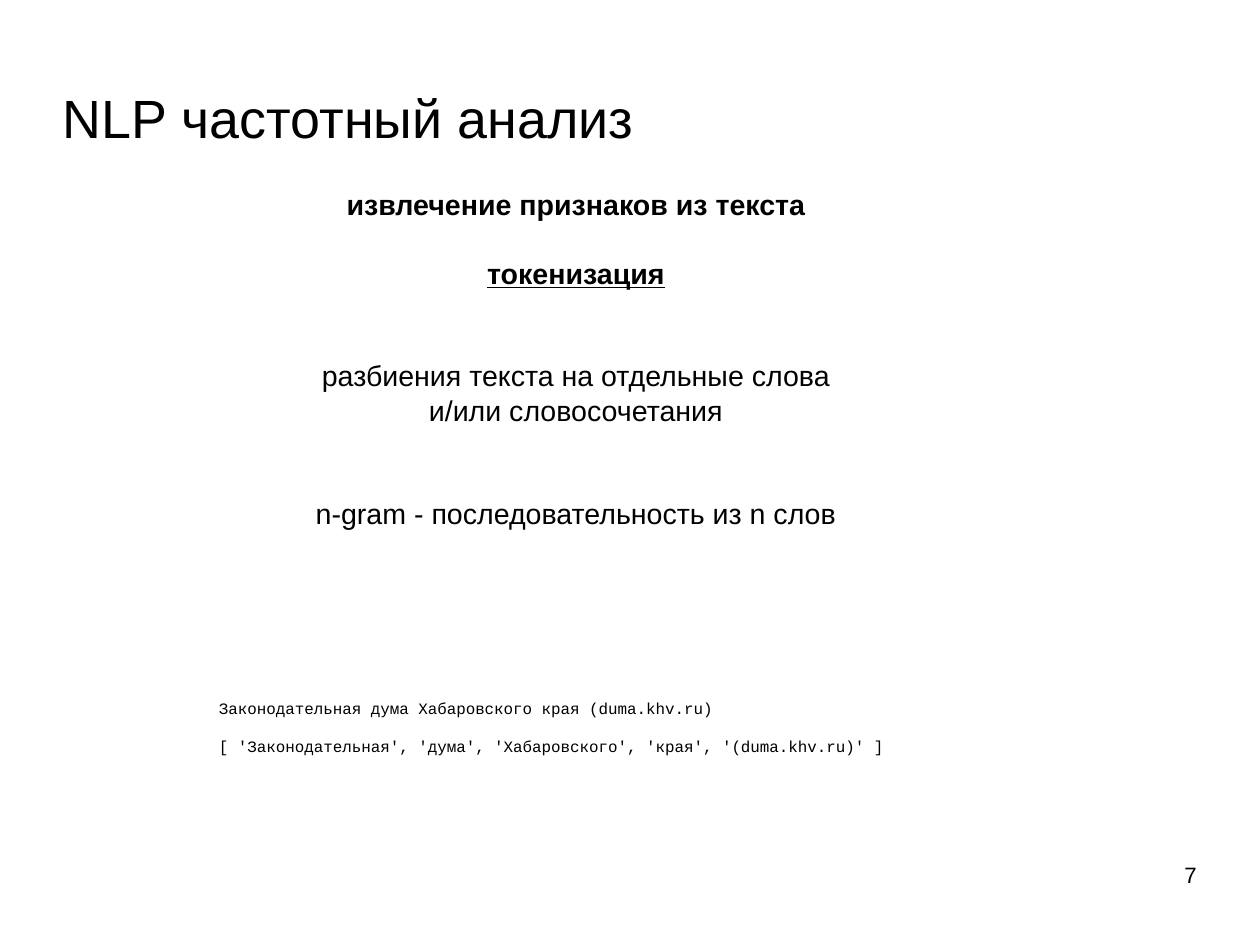
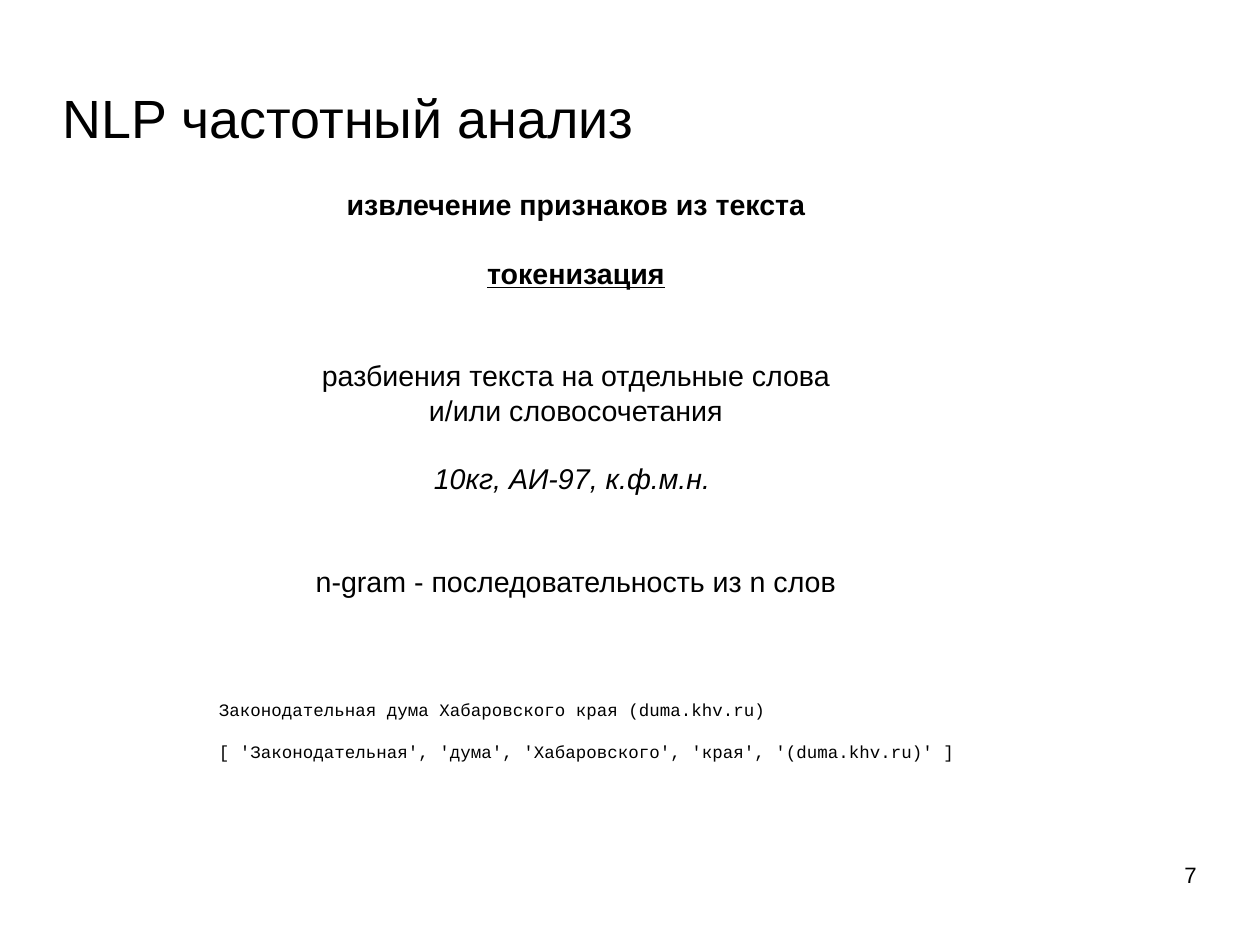
Before and after one commit to mechanoid5/ml_nlp_2022, a slide deck: slide 7 of 02-tfidf.odp. Drawn at 1260x945 pixels with LibreOffice and Linux fonts; fonts in the diff are those of the drawing; background and template pictures are left out. Boxes give left, top, right and bottom in pixels: in the first picture for what was removed or moved away, otherwise in the second. Text is boxed around its words. In the diff, an @@ line names an element or a change of style, - is before the commit and + after.

```diff
--- a/02-tfidf.odp
+++ b/02-tfidf.odp
@@ text at [434,468,710,495]: paragraph added @@
+10кг, АИ-97, к.ф.м.н.
@@ text "Законодательная дума Хабаровского края (duma.khv.ru)" at [219,704,932,762]: size 10 to 11 pt @@
```
Also in this commit, not shown: 2 other slides changed, 6 other files.
